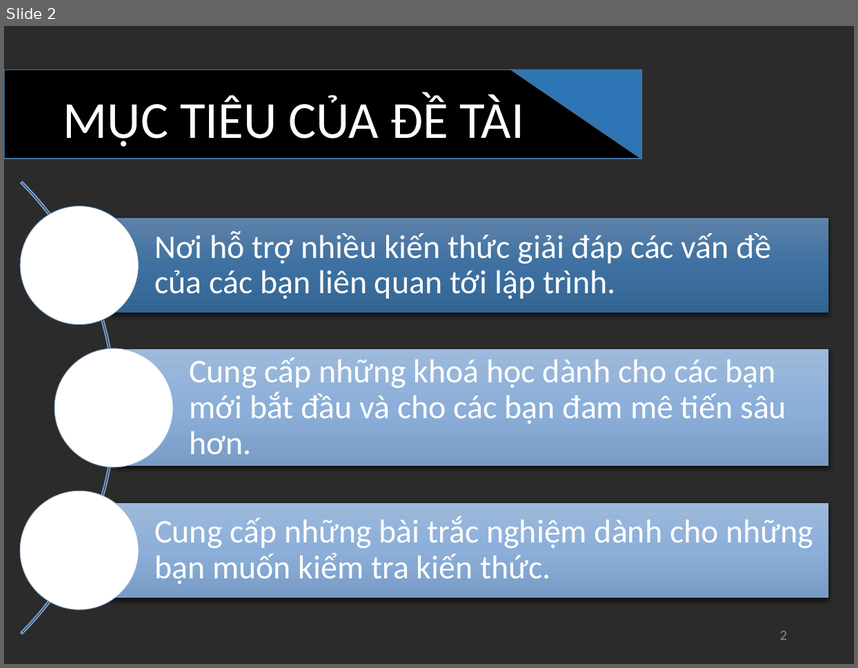
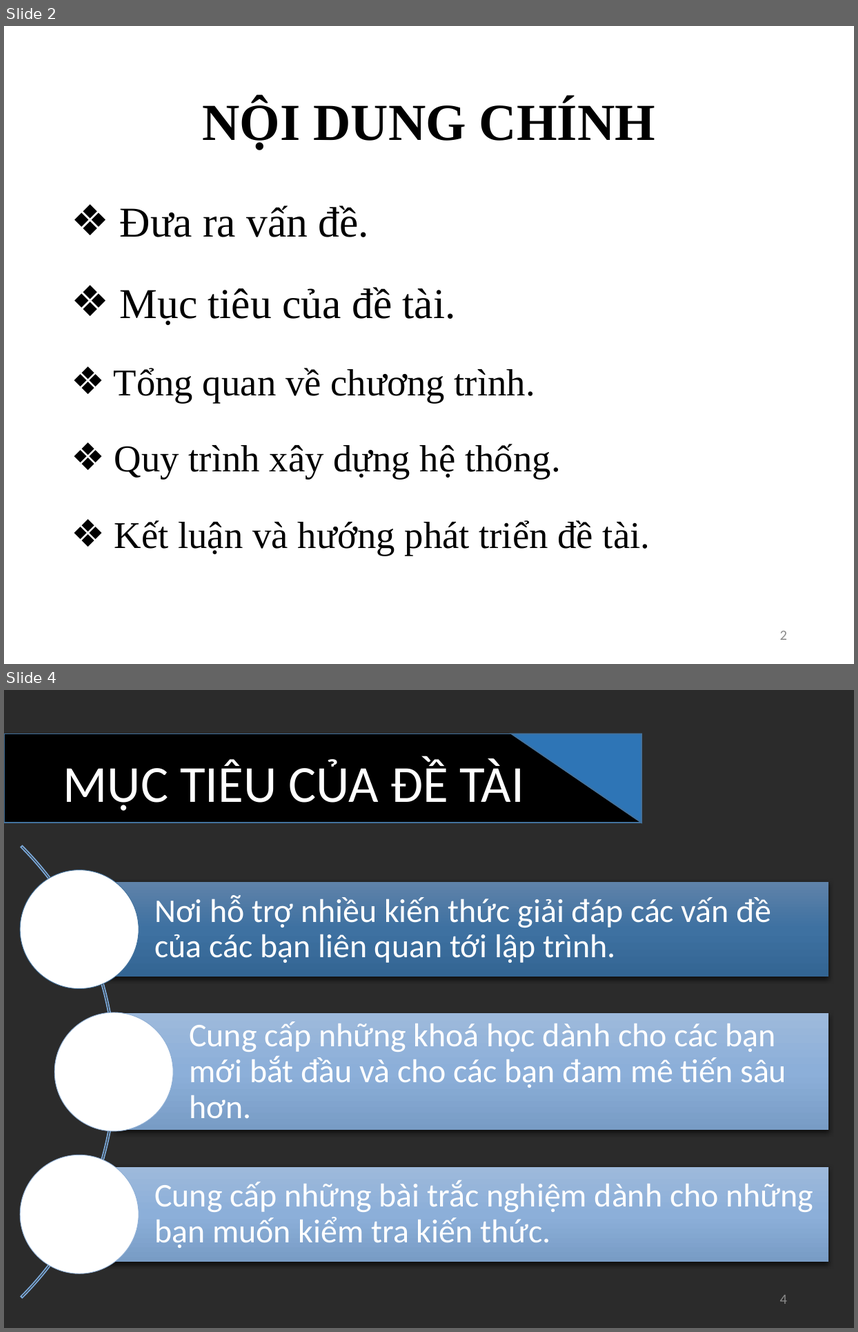
Before and after one commit to thienthanoliver/STU-luan-van-2017, a slide deck: BBBBBBBBBBBBB.pptx. Shown one above the other, each under a label of ours: slide 2 before the commit, slides 2 and 4 after it; the slides between them are not shown. The pictures are 858x668 and 858x1332 pixels, drawn with LibreOffice and Linux fonts; fonts in the diff are those of the drawing; background and template pictures are left out; a plain dark background stands for a picture behind light text. Boxes give left, top, right and bottom in pixels: in the first picture for what was removed or moved away, otherwise in the second. Text is boxed around its words. In the diff, an @@ line names an element or a change of style, - is before the commit and + after.

```diff
--- a/BBBBBBBBBBBBB.pptx
+++ b/BBBBBBBBBBBBB.pptx
@@ slide 2 added at (4,26,854,664), background picture (left out) @@
@@ title added at (203,99,655,150), 44 pt, text #000000, bold @@
+NỘI DUNG CHÍNH
@@ text added at (114,205,650,555), 32 pt, text #000000 @@
+❖ Đưa ra vấn đề.
+❖ Mục tiêu của đề tài.
+❖ Tổng quan về chương trình.
+❖ Quy trình xây dựng hệ thống.
+❖ Kết luận và hướng phát triển đề tài.
@@ page number added at (780,630,787,639), 12 pt, text #8C8C8C @@
+2
@@ what was slide 2 is now slide 4 @@
@@ page number at (780,1294,787,1303): text changed @@
-2
+4
```
Also in this commit, not shown: 6 slides changed, 4 other slides added, 2 slides removed, 1 other file.
